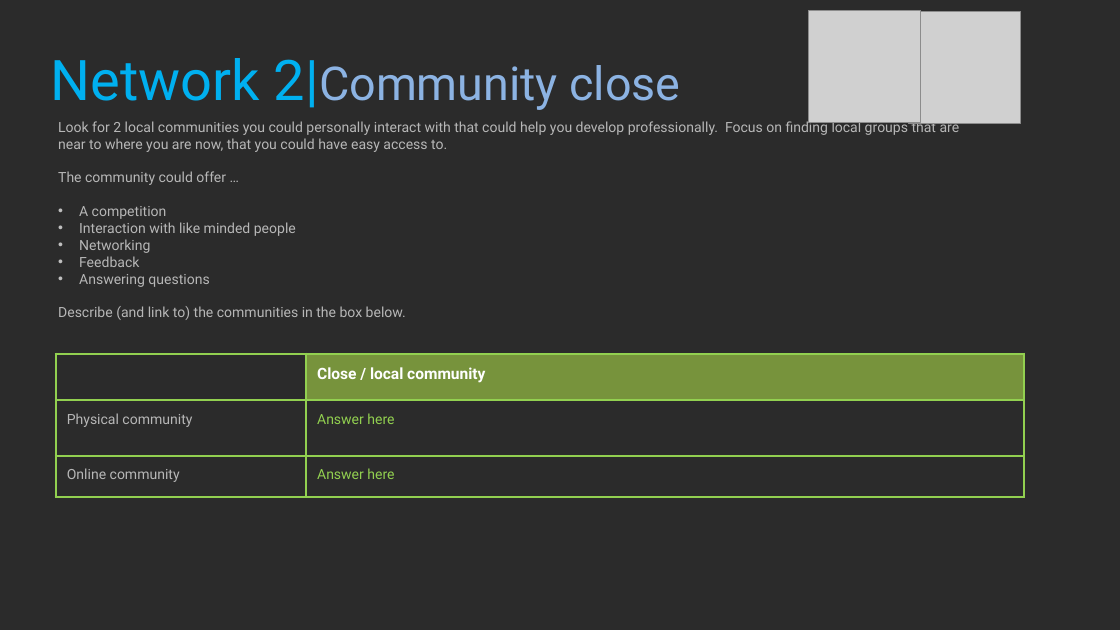
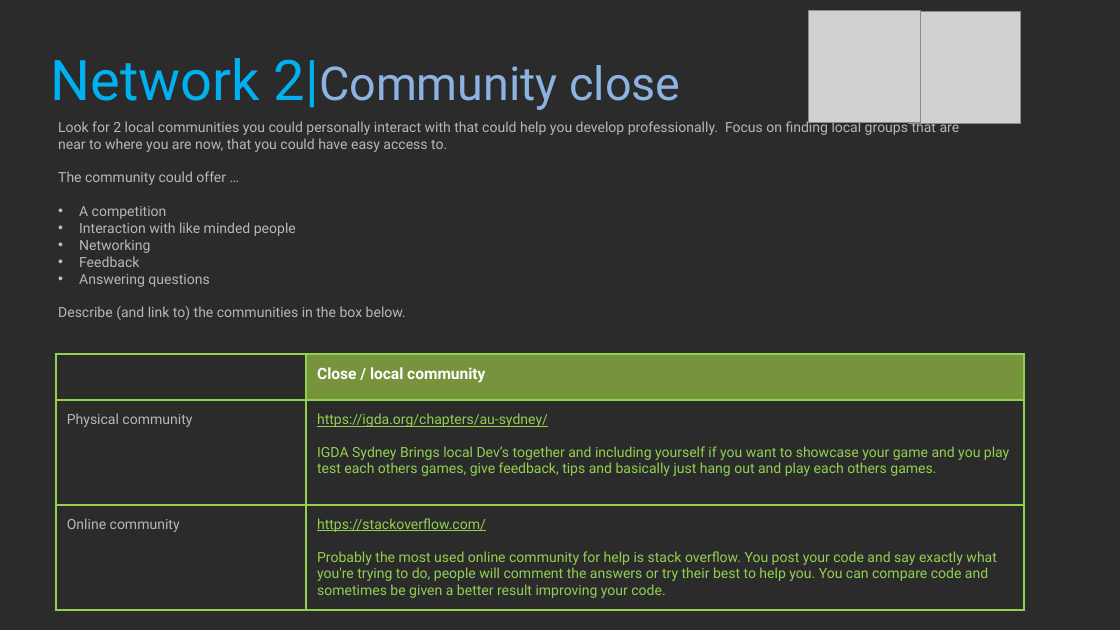
Before and after one commit to BenMate/ProfStudy1, a slide deck: slide 24 of 2021_Professional_Studies_1_YourName.pptx. Drawn at 1120x630 pixels with LibreOffice and Linux fonts; fonts in the diff are those of the drawing; grey boxes stand for pictures; background and template pictures are left out; a plain dark background stands for a picture behind light text. Boxes give left, top, right and bottom in pixels: in the first picture for what was removed or moved away, otherwise in the second. Text is boxed around its words. In the diff, an @@ line names an element or a change of style, - is before the commit and + after.

```diff
--- a/2021_Professional_Studies_1_YourName.pptx
+++ b/2021_Professional_Studies_1_YourName.pptx
@@ table at (56,354,1024,615) @@
-row 2, column 2: Answer here
+row 2, column 2: https://igda.org/chapters/au-sydney/ / IGDA Sydney Brings local Dev’s together and including yourself if you want to showcase your game and you play test each others games, give feedback, tips and basically just hang out and play each others games.
-row 3, column 2: Answer here
+row 3, column 2: https://stackoverflow.com/ / Probably the most used online community for help is stack overflow. You post your code and say exactly what you're trying to do, people will comment the answers or try their best to help you. You can compare code and sometimes be given a better result improving your code.
```
Also in this commit, not shown: 26 other slides changed, 6 other files.
